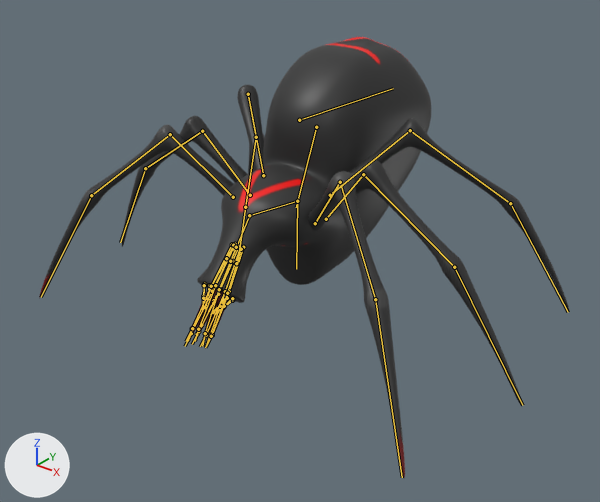
What one commit did to the FBX model Assets/Assets/SPIDERFINAL.fbx.
Before and after are seen from a 50 mm camera at (8.11, -10.25, 7.38) aimed at (0.32, -0.51, 1.34). The lights are fixed; the arrows at lower left show +X, +Y and +Z. The picture after the commit comes second. Both versions are drawn at frame 26 of the action 'Armature.002|SpiderIdle.004'; the numbers are the values there. The bones that change, and the others that lie on the model, are drawn over the model as lines.

Objects in the first picture: 'BLeg.001', 'Body.002', 'Fleg.001', 'MLeg.001', 'Tent', 'Tooth'.
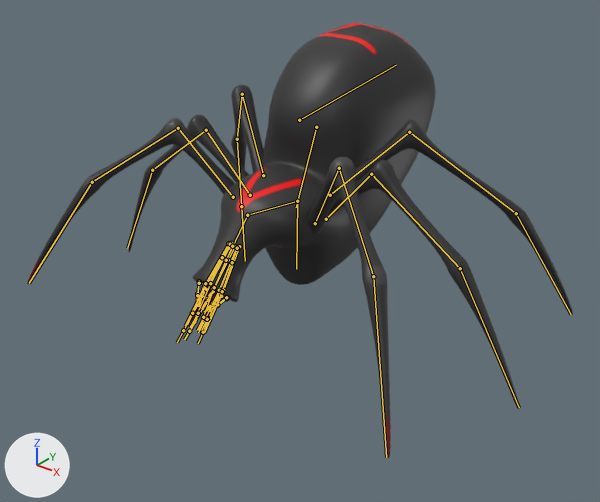
Boxes (x1, y1, x2, y2) around the edits, measured in the pictures (600 x 502 px):
'Body.002', posed
    before: (197, 37, 431, 303)
    after: (193, 23, 436, 302)
'Fleg.001', no longer drawn
    before: (39, 125, 405, 478)
'MLeg.001', posed
    before: (122, 116, 522, 406)
    after: (327, 160, 519, 409)
'BLeg.001', posed
    before: (237, 85, 569, 312)
    after: (355, 120, 573, 314)
'Fleg.001.L', now drawn
    after: (308, 157, 391, 458)
'Fleg.002', now drawn
    after: (27, 118, 235, 285)
'MLeg.002', now drawn
    after: (128, 115, 249, 252)
'BLeg.002.R', now drawn
    after: (231, 85, 264, 173)
'Tent', posed
    before: (186, 287, 230, 349)
    after: (179, 285, 224, 344)
'Tooth', posed
    before: (203, 284, 234, 306)
    after: (198, 282, 228, 304)
bone 'Bone', root to tip
    before: (299, 120) to (393, 88)
    after: (299, 120) to (396, 65)
bone 'Bone.002', root to tip
    before: (297, 201) to (249, 215)
    after: (297, 201) to (247, 215)
bone 'BLeg.L', root to tip
    before: (330, 195) to (410, 130)
    after: (330, 195) to (409, 132)
bone 'BLeg.L.001', root to tip
    before: (410, 130) to (510, 203)
    after: (409, 132) to (516, 213)
bone 'BLeg.L.002', root to tip
    before: (510, 203) to (568, 312)
    after: (516, 213) to (571, 314)
bone 'MLeg.L', root to tip
    before: (326, 219) to (363, 174)
    after: (326, 219) to (371, 174)
bone 'FLeg.L', root to tip
    before: (315, 223) to (340, 182)
    after: (315, 223) to (339, 168)
bone 'FLeg.L.001', root to tip
    before: (340, 182) to (375, 299)
    after: (339, 168) to (373, 276)
bone 'FLeg.L.002', root to tip
    before: (375, 299) to (402, 477)
    after: (373, 276) to (386, 457)
bone 'BLeg.R', root to tip
    before: (263, 175) to (248, 94)
    after: (263, 175) to (242, 94)
bone 'BLeg.R.001', root to tip
    before: (248, 94) to (256, 137)
    after: (242, 94) to (237, 139)
bone 'BLeg.R.002', root to tip
    before: (256, 137) to (245, 207)
    after: (237, 139) to (241, 206)
bone 'MLeg.R', root to tip
    before: (250, 195) to (202, 131)
    after: (250, 195) to (206, 130)
bone 'FLeg.R', root to tip
    before: (233, 197) to (170, 134)
    after: (233, 197) to (178, 128)
bone 'FLeg.R.001', root to tip
    before: (170, 134) to (91, 195)
    after: (178, 128) to (92, 182)
bone 'FLeg.R.002', root to tip
    before: (91, 195) to (41, 297)
    after: (92, 182) to (29, 283)

The edits, one by one:
Bone 'Bone' (bone_bone) turns from (0, 0, 0) to (1, 0, 9) degrees about its own x, y and z.
Bone 'Bone.002' (bone_bone_002) turns from (0, 0, 0) to (0, -3, -2) degrees about its own x, y and z.
Bone 'BLeg.L' (bone_bleg_l) turns from (0, 0, 0) to (1, -3, -4) degrees about its own x, y and z.
Bone 'BLeg.L.001' (bone_bleg_l_001) turns from (0, 0, 0) to (-2, 0, -3) degrees about its own x, y and z.
Bone 'BLeg.L.002' (bone_bleg_l_002) turns from (0, 0, 0) to (0, -21, 13) degrees about its own x, y and z.
Bone 'MLeg.L' (bone_mleg_l) turns from (0, 0, 0) to (-1, 0, 6) degrees about its own x, y and z.
Bone 'FLeg.L' (bone_fleg_l) turns from (0, 0, 0) to (9, -2, 2) degrees about its own x, y and z.
Bone 'FLeg.L.001' (bone_fleg_l_001) turns from (0, 0, 0) to (-2, 0, 0) degrees about its own x, y and z.
Bone 'FLeg.L.002' (bone_fleg_l_002) turns from (0, 0, 0) to (-8, -1, -1) degrees about its own x, y and z.
Bone 'BLeg.R' (bone_bleg_r) turns from (0, 0, 0) to (1, 3, 4) degrees about its own x, y and z.
Bone 'BLeg.R.001' (bone_bleg_r_001) turns from (0, 0, 0) to (-2, 0, 3) degrees about its own x, y and z.
Bone 'BLeg.R.002' (bone_bleg_r_002) turns from (0, 0, 0) to (0, 21, -13) degrees about its own x, y and z.
Bone 'MLeg.R' (bone_mleg_r) turns from (0, 0, 0) to (-1, 0, -6) degrees about its own x, y and z.
Bone 'FLeg.R' (bone_fleg_r) turns from (0, 0, 0) to (8, -1, 1) degrees about its own x, y and z.
Bone 'FLeg.R.001' (bone_fleg_r_001) turns from (0, 0, 0) to (-2, 0, 1) degrees about its own x, y and z.
Bone 'FLeg.R.002' (bone_fleg_r_002) turns from (0, 0, 0) to (0, 1, 4) degrees about its own x, y and z.
